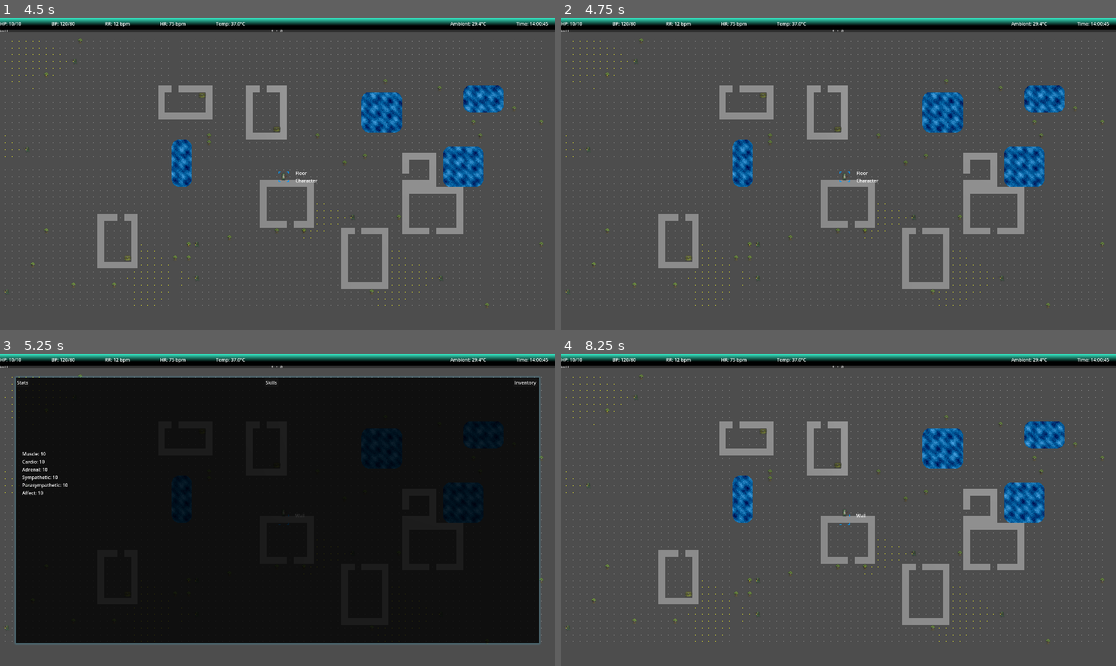
Above: before the commit, frames 1-4 (two rows, left to right).
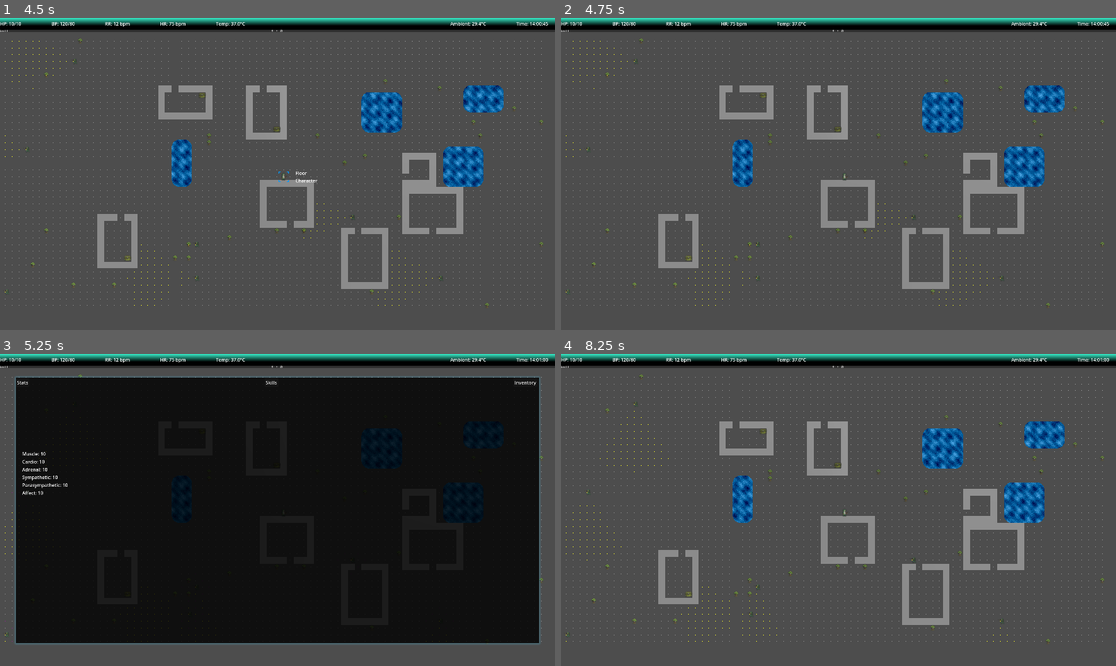
Above: after the commit, the same moments.

Repository: Bigfeta1/ASCIIRogueLike
Game: Godot game, scene res://scenes/main/main_scene.tscn
Same seed, same stepped clock (60 frames per second), same inputs: the game is played once before the commit and once after it.
Inputs (mouse positions are in pixels of both pictures, inside the frame that each line leads up to):
- Up to frame 1 (4.5 s): tap Enter at 0.5, 2, 3.5 s; move the mouse to (399, 158) at 0.52 s; hold D 0.53-1.28 s; tap Q at 0.6, 2.3, 2.85 s; click (399, 158) at 0.67 s; tap Space at 0.77, 1.25, 1.52, 2.75, 3.02, 3.77 s; tap E at 0.8, 1.35, 3.05, 3.6 s; move the mouse to (166, 189) at 1.27 s; hold S 1.28-2.03 s; tap C at 1.55, 2.1, 3.8, 4.35 s; move the mouse to (333, 105) at 2.02 s; hold D 2.03-2.78 s; move the mouse to (249, 236) at 2.77 s; hold W 2.78-3.53 s; click (249, 236) at 2.92 s; move the mouse to (444, 220) at 3.52 s; hold A from 3.53 s (still down); tap Escape at 4.15 s; move the mouse to (111, 127) at 4.27 s
- Up to frame 2 (4.75 s): keep holding A; tap Space at 4.52 s; tap Q at 4.55 s
- Up to frame 3 (5.25 s): tap Space at 5 s; move the mouse to (305, 510) at 5.02 s; release A at 5.03 s; hold S from 5.03 s (still down); tap Tab at 5.1 s; click (305, 510) at 5.17 s
- Up to frame 4 (8.25 s): tap E at 5.3 s; release S at 5.75 s; click "Stats" at 5.75 s; click "Skills" at 6.5 s; click "Inventory" at 7.25 s; move the mouse to (755, 432) at 8.02 s; hold D from 8.03 s (still down); tap I at 8.1 s

Frame 1 is identical in both runs. In frame 2, less than 0.1% of the frame differs, in the area x 50-58%, y 49-53%; in frame 3, less than 0.1%; in frame 4, 0.1%, in the area x 0-99%, y 1-93%.

Commit message:
look cursor

Diff:
--- a/scenes/character/character.gd
+++ b/scenes/character/character.gd
@@ -23,6 +23,8 @@
 var _fill_modal: Control
 var _loot_interrupted: bool = false
 var _loot_inspect: bool = false
+var _look_interrupted: bool = false
+var _look_interrupted_pos: Vector2i = Vector2i.ZERO
 
 var _modal_context: ModalContext = ModalContext.NONE
 var _collect_item_id: String = ""
@@ -126,6 +128,15 @@
 			else:
 				_character_sheet._set_tab(_character_sheet.Tab.INVENTORY)
 		KEY_E:
+			if action_state == ActionState.LOOK:
+				var look_pos: Vector2i = _look_cursor._cursor_grid_pos
+				_look_interrupted = true
+				_look_interrupted_pos = look_pos
+				_look_cursor.deactivate()
+				action_state = ActionState.INTERACTION
+				_open_interaction_menu(look_pos, true)
+				get_viewport().set_input_as_handled()
+				return
 			if action_state == ActionState.INTERACTION and interaction_sub_state == InteractionSubState.MOVE_CURSOR:
 				if _pending_action != "":
 					_execute_pending_action()
@@ -152,7 +163,10 @@
 				_pending_action = ""
 				_pending_target = null
 				_unlock()
-			if action_state == ActionState.INTERACTION and interaction_sub_state == InteractionSubState.MOVE_CURSOR:
+			if action_state == ActionState.LOOK:
+				action_state = ActionState.MOVEMENT
+				_look_cursor.deactivate()
+			elif action_state == ActionState.INTERACTION and interaction_sub_state == InteractionSubState.MOVE_CURSOR:
 				action_state = ActionState.MOVEMENT
 				interaction_sub_state = InteractionSubState.NONE
 				_collect_item_id = ""
@@ -164,9 +178,14 @@
 		return
 	match interaction_sub_state:
 		InteractionSubState.INTERACTION_MENU:
-			action_state = ActionState.MOVEMENT
-			interaction_sub_state = InteractionSubState.NONE
-			_interact_cursor.deactivate()
+			if _look_interrupted:
+				_look_interrupted = false
+				action_state = ActionState.LOOK
+				_look_cursor.activate_at(_look_interrupted_pos)
+			else:
+				action_state = ActionState.MOVEMENT
+				interaction_sub_state = InteractionSubState.NONE
+				_interact_cursor.deactivate()
 		InteractionSubState.COLLECT_LIQUID, InteractionSubState.INSPECTION, InteractionSubState.USE_ITEM:
 			_on_modal_closed()
 
@@ -199,9 +218,15 @@
 	print("[DBG] went_back fired: sub was=", interaction_sub_state)
 	_modal_context = ModalContext.NONE
 	if not _fill_modal.visible:
-		# Modal closed — return to cursor
-		interaction_sub_state = InteractionSubState.MOVE_CURSOR
+		# Modal closed
 		_selected_entity = {}
+		if _look_interrupted:
+			_look_interrupted = false
+			action_state = ActionState.LOOK
+			interaction_sub_state = InteractionSubState.NONE
+			_look_cursor.activate_at(_look_interrupted_pos)
+		else:
+			interaction_sub_state = InteractionSubState.MOVE_CURSOR
 	else:
 		interaction_sub_state = InteractionSubState.INTERACTION_MENU
 		# Check if restored view is an entity's action list or the picker
@@ -266,8 +291,9 @@
 			interaction_sub_state = InteractionSubState.NONE
 			get_node("CharacterMovement").moved.emit()
 
-func _open_interaction_menu() -> void:
-	var cursor_pos: Vector2i = _interact_cursor.get_grid_pos()
+func _open_interaction_menu(cursor_pos: Vector2i = Vector2i(-9999, -9999), look_only: bool = false) -> void:
+	if cursor_pos == Vector2i(-9999, -9999):
+		cursor_pos = _interact_cursor.get_grid_pos()
 	var grid_map: GridMap = get_parent().get_node("GridMap")
 	var tile_id: int = grid_map.get_cell_item(Vector3i(cursor_pos.x, 0, cursor_pos.y))
 	var true_tile: int = TileRegistry.get_original_tile(Vector3i(cursor_pos.x, 0, cursor_pos.y), tile_id)
@@ -291,7 +317,7 @@
 	_cursor_entities.clear()
 	_selected_entity = {}
 
-	# Characters (lootable)
+	# Characters
 	for node in get_parent().get_children():
 		if node == self:
 			continue
@@ -299,22 +325,34 @@
 		if other_movement == null or other_movement.grid_pos != cursor_pos:
 			continue
 		var other_ai := node.get_node_or_null("CharacterAI")
-		if other_ai != null and (other_ai.behavior_state == other_ai.BehaviorState.KNOCKED_OUT or other_ai.behavior_state == other_ai.BehaviorState.DEAD):
+		if look_only:
+			var char_actions: Array[String] = ["Inspect"]
+			if _pending_target == node:
+				char_actions.append("Unlock Target")
+			else:
+				char_actions.append("Lock On")
+			_cursor_entities.append({ "name": node.name, "type": "character", "node": node, "actions": char_actions, "data": {} })
+		elif other_ai != null and (other_ai.behavior_state == other_ai.BehaviorState.KNOCKED_OUT or other_ai.behavior_state == other_ai.BehaviorState.DEAD):
 			_cursor_entities.append({ "name": node.name, "type": "character", "node": node, "actions": ["Loot", "Inspect"], "data": {} })
 
 	# Trees
 	for node in get_parent().get_children():
 		if node.has_method("take_damage") and node.grid_pos == cursor_pos:
-			var tree_actions: Array[String] = ["Chop", "Inspect"]
+			var tree_actions: Array[String] = []
+			if not look_only:
+				tree_actions.append("Chop")
+			tree_actions.append("Inspect")
 			if _pending_target == node:
 				tree_actions.append("Unlock Target")
+			else:
+				tree_actions.append("Lock On")
 			_cursor_entities.append({ "name": "Tree", "type": "tree", "node": node, "actions": tree_actions, "data": { "name": "Tree", "description": "A gnarled tree. Looks like it could be chopped for logs." } })
 
 	# Tile
-	var tile_actions: Array[String] = []
-	for action in tile_data.get("actions", []):
-		tile_actions.append(action as String)
-	tile_actions.append("Inspect")
+	var tile_actions: Array[String] = ["Inspect"]
+	if not look_only:
+		for action in tile_data.get("actions", []):
+			tile_actions.insert(tile_actions.size() - 1, action as String)
 	_cursor_entities.append({ "name": tile_data.get("name", "Tile"), "type": "tile", "node": null, "actions": tile_actions, "data": tile_data })
 
 	interaction_sub_state = InteractionSubState.INTERACTION_MENU
@@ -391,10 +429,19 @@
 				_open_entity_actions(entity)
 				return
 		return
-	if action == "Unlock Target":
+	if action == "Lock On":
+		var target_node: Node = _selected_entity.get("node", null)
+		_look_interrupted = false
+		_fill_modal.visible = false
+		action_state = ActionState.MOVEMENT
+		interaction_sub_state = InteractionSubState.NONE
+		_interact_cursor.deactivate()
+		_lock_on(target_node)
+	elif action == "Unlock Target":
 		_pending_action = ""
 		_pending_target = null
 		_unlock()
+		_look_interrupted = false
 		_fill_modal.visible = false
 		action_state = ActionState.MOVEMENT
 		interaction_sub_state = InteractionSubState.NONE
--- a/scenes/look_cursor/look_cursor.gd
+++ b/scenes/look_cursor/look_cursor.gd
@@ -43,6 +43,16 @@
 
 func activate() -> void:
 	_cursor_grid_pos = _movement.grid_pos
+	visible = true
+	_tile_label.visible = true
+	_update_tile_label()
+
+func activate_at(pos: Vector2i) -> void:
+	_cursor_grid_pos = pos
+	var local := _grid_map.map_to_local(Vector3i(pos.x, 0, pos.y))
+	var world := _grid_map.to_global(local)
+	global_position.x = world.x
+	global_position.z = world.z
 	visible = true
 	_tile_label.visible = true
 	_update_tile_label()
